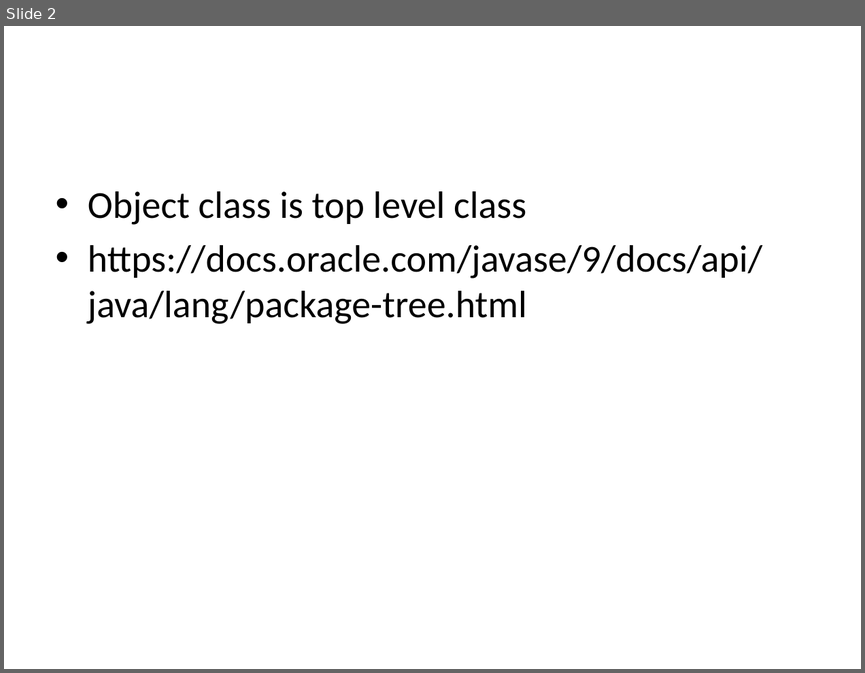
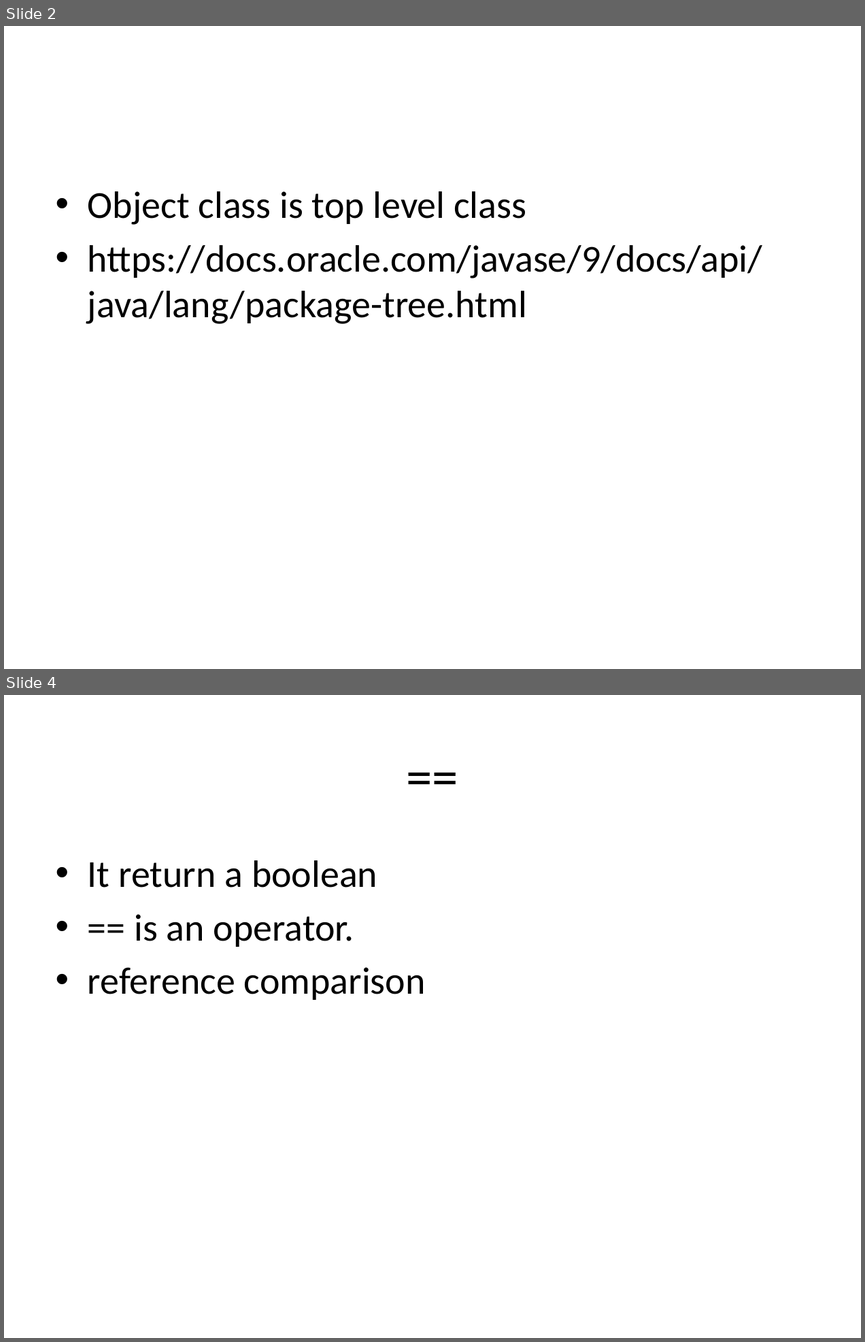
Before and after one commit to BesantJ2ee/Java_09_July_2022_10_30_Batch, a slide deck: PowerPoints/Modue_4/Using_PredefinedPackage_Other_Classes.pptx. Shown one above the other, each under a label of ours: slide 2 before the commit, slides 2 and 4 after it; the slides between them are not shown. The pictures are 865x673 and 865x1342 pixels, drawn with LibreOffice and Linux fonts; fonts in the diff are those of the drawing. Boxes give left, top, right and bottom in pixels: in the first picture for what was removed or moved away, otherwise in the second. Text is boxed around its words. In the diff, an @@ line names an element or a change of style, - is before the commit and + after.

```diff
--- a/PowerPoints/Modue_4/Using_PredefinedPackage_Other_Classes.pptx
+++ b/PowerPoints/Modue_4/Using_PredefinedPackage_Other_Classes.pptx
@@ slide 4 added at (4, 695, 861, 1338), background #FFFFFF @@
@@ title added at (47, 721, 818, 828), 44 pt, text #000000 @@
+==
@@ text added at (88, 860, 426, 1000), 32 pt, text #000000 @@
+• It return a boolean
+• == is an operator.
+• reference comparison
```
Also in this commit, not shown: 3 other slides added.
